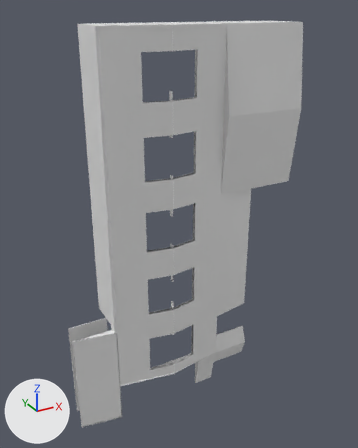
An edit to the glTF model assets/units/pd2_mod_hwu/architecture/warehouse/ext_warehouse_roof.glb, drawn before and after from the same camera.
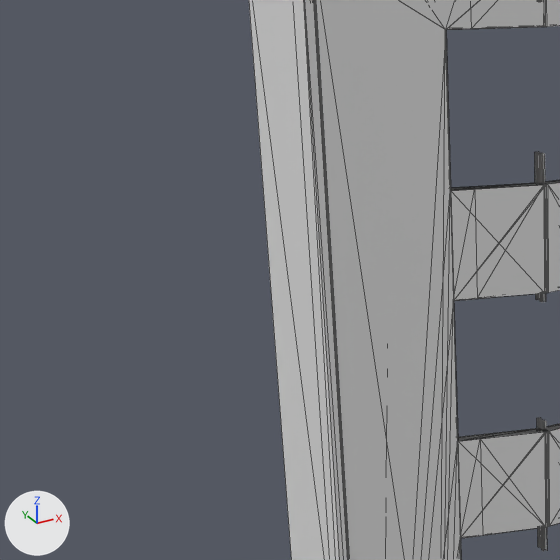
Old and new are each drawn whole from a 50 mm lens placed at (-35.7, -74.0, 68.0), pointed at (6.3, 2.5, 29.8) and again close up on the part from 0% to 50% of the width and 9% to 49% of the height. Lighting does not change. The marker at lower left points along +X, +Y and +Z. The close-ups show mesh edges as thin lines. Where no turn or scale is listed for an object, it has been applied to the vertices.

Names of what the first close-up shows: 'c_box_01', 'g_g', 's_s'.
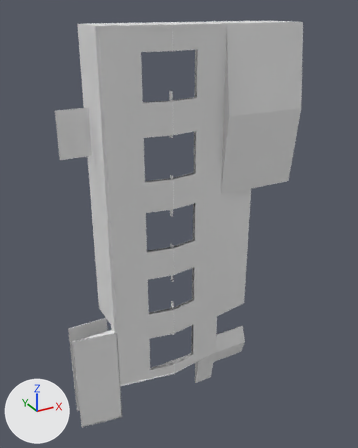
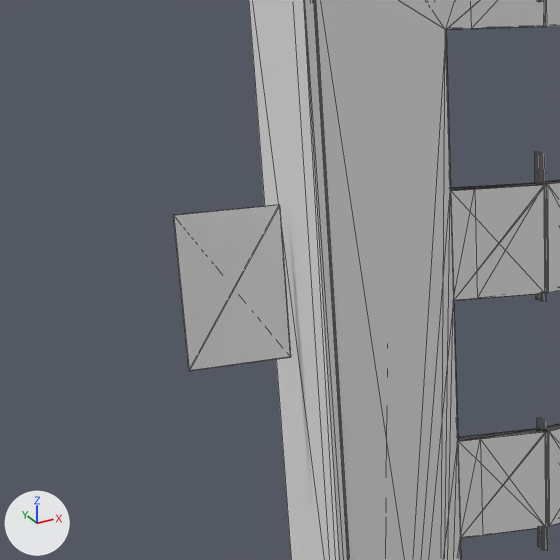
What differs and where, as boxes [x1, y1, x2, y2] in the close-ups (560 x 560 px):
'c_box_08', added: after [173, 205, 291, 371]

The edits, one by one:
Mesh me_c_box_08 is new.
It is a box spanning x -1.97..3.53, y -0.06..0.06, z -4.0..4.0.
Object 'c_box_08' (ob_c_box_08) is new; it shows me_c_box_08.
Its location is (-13.0, 4.05, 49.03).
